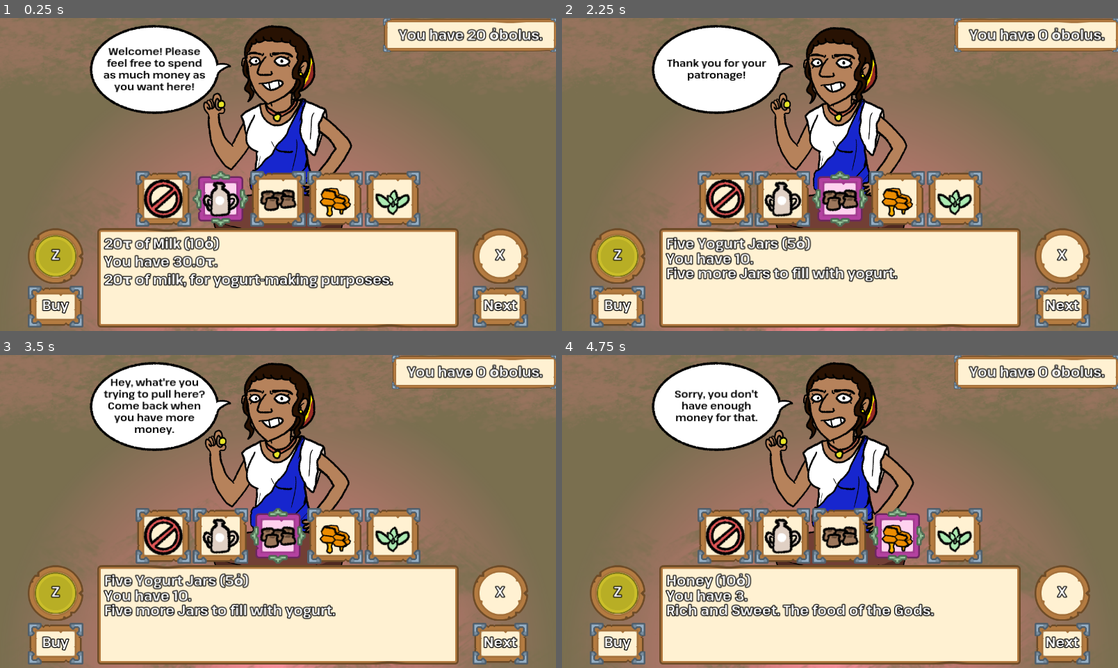
Above: before the commit, frames 1-4 (two rows, left to right).
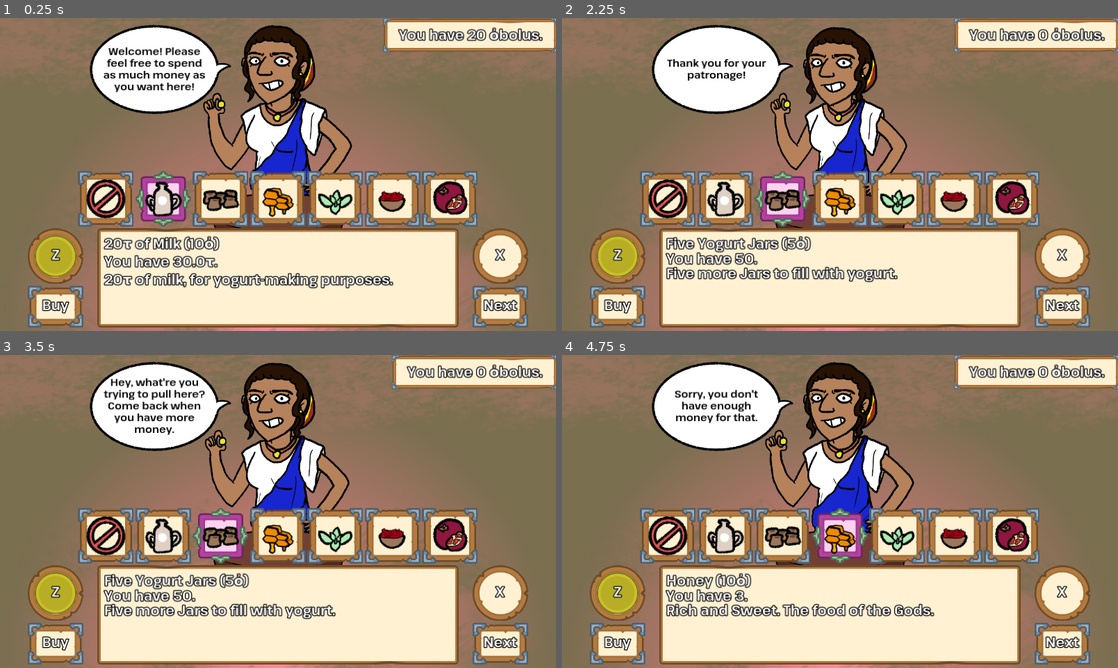
Above: after the commit, the same moments.

Repository: HauntedBees/olympus-mountain-creamery
Game: Godot game, scene res://game_scenes/03_shop/shop.tscn
Same seed, same stepped clock (60 frames per second), same inputs: the game is played once before the commit and once after it. This scene is started directly instead of the project's main scene.
Inputs (mouse positions are in pixels of both pictures, inside the frame that each line leads up to):
- Up to frame 1 (0.25 s): no input
- Up to frame 2 (2.25 s): tap Enter at 0.5 s; move the mouse to (962, 158) at 0.52 s; hold Z (button_one) 0.53-1.28 s; click (962, 158) at 0.67 s; move the mouse to (728, 190) at 1.27 s; tap Z (button_one) at 1.35 s; click (728, 190) at 1.42 s; move the mouse to (895, 105) at 2.02 s; hold X (button_two) from 2.03 s (still down); click (895, 105) at 2.17 s
- Up to frame 3 (3.5 s): tap Z (button_one) at 2.3, 2.85 s; move the mouse to (250, 574) at 2.77 s; release X (button_two) at 2.78 s; click (250, 574) at 2.92 s
- Up to frame 4 (4.75 s): move the mouse to (1006, 558) at 3.52 s; hold Z (button_one) 3.53-4.28 s; click (1006, 558) at 3.67 s; move the mouse to (673, 464) at 4.27 s; tap X (button_two) at 4.35 s; click (673, 464) at 4.42 s; tap Z (button_one) at 4.55 s

The runs differ from the first frame. In frame 1, 7.7% of the frame differs, in the area x 14-86%, y 48-67%; in frame 2, 8.0%; in frame 3, 8.0%, in the area x 14-86%, y 48-79%; in frame 4, 8.0%.

Commit message:
various adjustments

Diff:
--- a/game_data/player_data.gd
+++ b/game_data/player_data.gd
@@ -18,7 +18,7 @@
 @export var milk_pot_capacity := 15.0
 
 ## The number of jars available for yogurt-filling.
-@export var jars := 10
+@export var jars := 50
 
 ## How much strength the player has in their arm.
 @export var arm_energy := 5.0
@@ -27,7 +27,7 @@
 @export var arm_recovery_rate := 0.5
 
 ## The items the player can buy. More are unlocked with each successful quest completed.
-@export var items_available_to_buy := 4
+@export var items_available_to_buy := 6
 
 ## The player's actively fermenting yogurt jars.
 @export var yogurts: Array[MilkPotData] = []
@@ -38,10 +38,10 @@
 ]
 
 func _init() -> void:
-	for i in 5:
+	for i in 3:
 		var m := MilkPotData.new()
 		m.amount = randf_range(JAR_CAPACITY * 0.6, JAR_CAPACITY * 0.8)
-		m.fermentation_time = randf_range(0.0, 60.0)
+		m.fermentation_time = randf_range(30.0, 120.0)
 		yogurts.append(m)
 
 func get_item_count(i: ItemCount.Type) -> float:
--- a/game_scenes/01_make_yog/states/pour_milk.gd
+++ b/game_scenes/01_make_yog/states/pour_milk.gd
@@ -31,7 +31,7 @@
 		Player.data.milk_amount -= amount_poured
 		_update_milk_label()
 		if _pot.amount > Player.data.milk_pot_capacity:
-			_pot.amount += Player.data.milk_pot_capacity
+			_pot.amount = Player.data.milk_pot_capacity
 			_make_yog.boil_pot.fill_percent = 1.0
 			_make_yog.boil_pot.overflowing = true
 		else:
--- a/game_scenes/03_shop/shop.gd
+++ b/game_scenes/03_shop/shop.gd
@@ -23,7 +23,7 @@
 	"Don't forget: buy one, get one for full price!"
 ]
 
-@onready var _items: Array[ItemDisplay] = [%None, %Milk, %Jars, %Honey, %Mint, %PotUpgrade, %Saffron, %Pomegranate, %SpoonUpgrade, %Walnuts]
+@onready var _items: Array[ItemDisplay] = [%None, %Milk, %Jars, %Honey, %Mint, %Saffron, %Pomegranate, %Walnuts, %PotUpgrade, %SpoonUpgrade]
 @onready var _item_desc: Label = %ItemDesc
 @onready var _money_label: Label = %MoneyLabel
 @onready var _item_list: GridContainer = %ItemList
